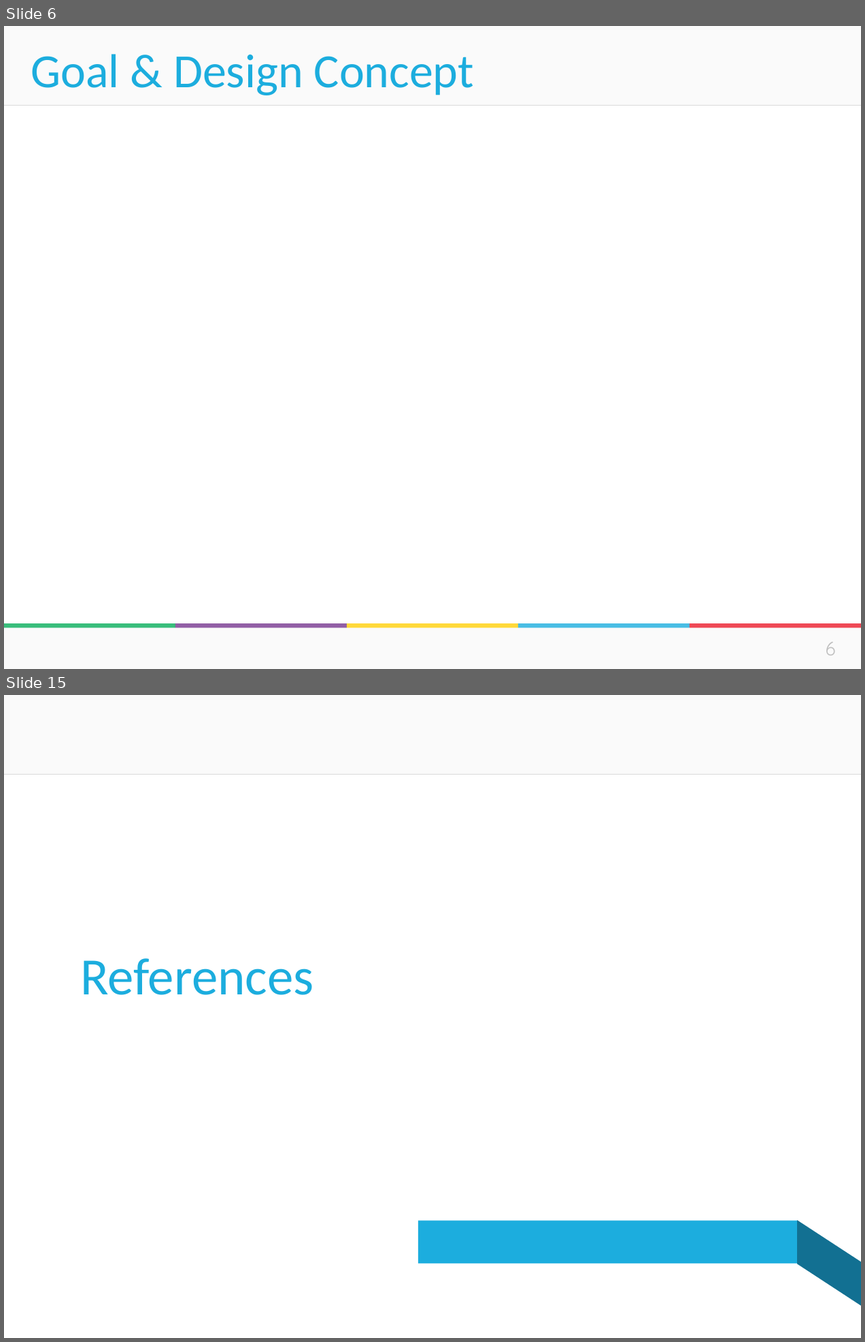
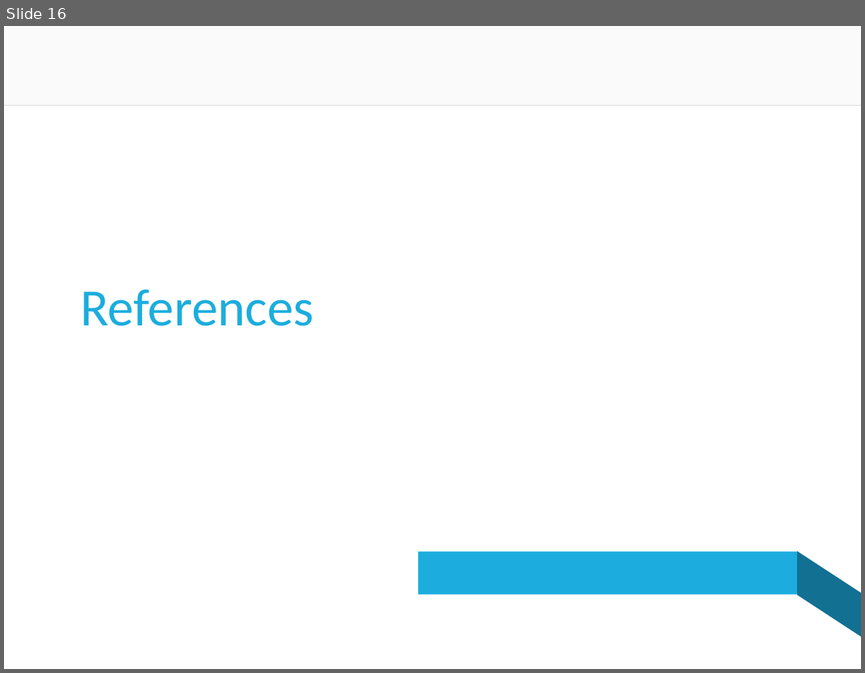
Before and after one commit to donus3/BusGoEveryWhere, a slide deck: Integration New Homepage.pptx. Shown one above the other, each under a label of ours: slides 6 and 15 before the commit, slide 16 after it; the slides between them are not shown. The pictures are 865x1342 and 865x673 pixels, drawn with LibreOffice and Linux fonts; fonts in the diff are those of the drawing; background and template pictures are left out. Boxes give left, top, right and bottom in pixels: in the first picture for what was removed or moved away, otherwise in the second. Text is boxed around its words. In the diff, an @@ line names an element or a change of style, - is before the commit and + after.

```diff
--- a/Integration New Homepage.pptx
+++ b/Integration New Homepage.pptx
@@ slide 6 removed at (x1=4, y1=26, x2=861, y2=669), background #FFFFFF; not listed: 2 template elements that a slide beside it also shows @@
@@ title removed at (x1=31, y1=54, x2=474, y2=95) @@
-Goal & Design Concept
@@ rectangle removed at (x1=4, y1=628, x2=861, y2=669) @@
@@ group removed at (x1=4, y1=623, x2=861, y2=628): 5 rectangles @@
@@ page number removed at (x1=825, y1=641, x2=836, y2=655) @@
-6
@@ what was slide 15 is now slide 16 @@
```
Also in this commit, not shown: 11 slides changed, 4 slides added, 2 other slides removed.
